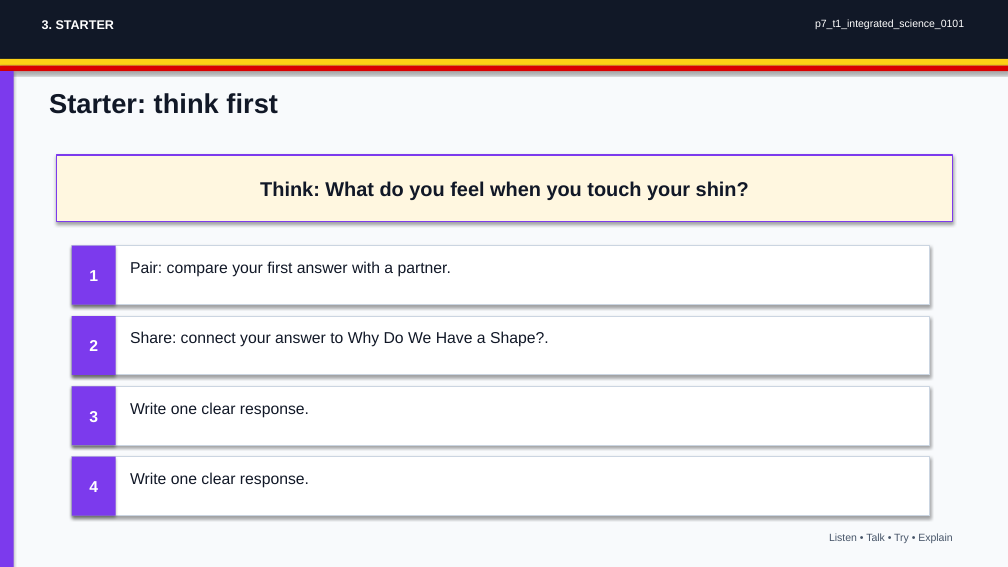
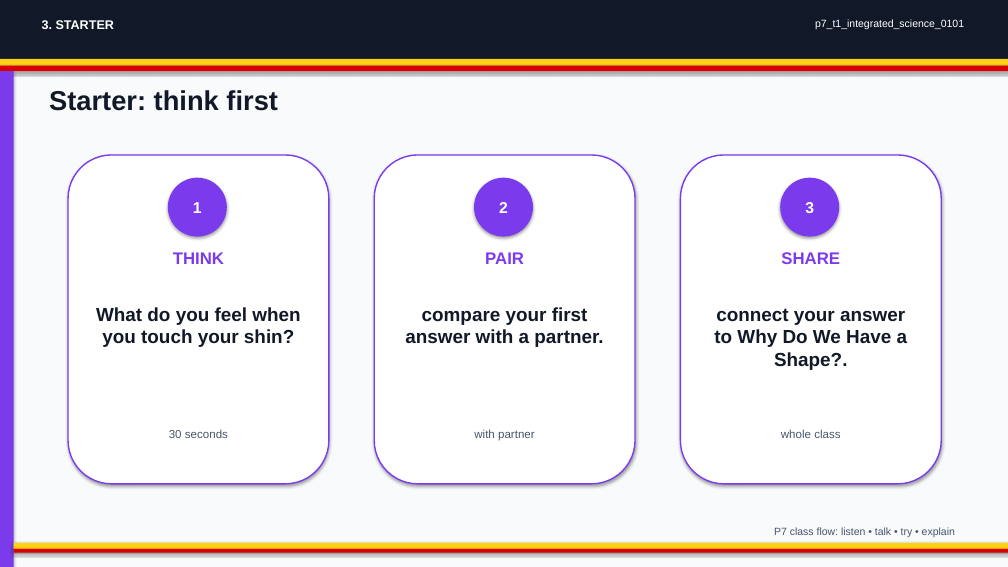
Before and after one commit to yousunjung84-edu/uganda-p7-mvp-20260629, a slide deck: slide 3 of uganda-p7-mvp/p7_t1_integrated_science_0101/p7_t1_integrated_science_0101.pptx. Drawn at 1008x567 pixels with LibreOffice and Linux fonts; fonts in the diff are those of the drawing. Boxes give left, top, right and bottom in pixels: in the first picture for what was removed or moved away, otherwise in the second. Text is boxed around its words. In the diff, an @@ line names an element or a change of style, - is before the commit and + after.

Commit message:
Publish upgraded classroom decks

```diff
--- a/uganda-p7-mvp/p7_t1_integrated_science_0101/p7_t1_integrated_science_0101.pptx
+++ b/uganda-p7-mvp/p7_t1_integrated_science_0101/p7_t1_integrated_science_0101.pptx
@@ rounded rectangle added at (x1=68, y1=155, x2=329, y2=484), fill #FFFFFF, outline #7C3AED 1.3 pt @@
@@ ellipse "1" resized from (x1=72, y1=246, x2=116, y2=305) to (x1=168, y1=178, x2=227, y2=237) @@
@@ rounded rectangle added at (x1=374, y1=155, x2=635, y2=484), fill #FFFFFF, outline #7C3AED 1.3 pt @@
@@ ellipse "2" resized from (x1=72, y1=316, x2=116, y2=375) to (x1=474, y1=178, x2=533, y2=237) @@
@@ rounded rectangle added at (x1=681, y1=155, x2=941, y2=484), fill #FFFFFF, outline #7C3AED 1.3 pt @@
@@ rectangle to ellipse in 3 elements at (x1=168, y1=178, x2=227, y2=237), (x1=474, y1=178, x2=533, y2=237), (x1=780, y1=178, x2=839, y2=237) @@
@@ ellipse "3" resized from (x1=72, y1=386, x2=116, y2=445) to (x1=780, y1=178, x2=839, y2=237) @@
@@ rectangle removed at (x1=72, y1=246, x2=930, y2=305) @@
@@ text added at (x1=173, y1=252, x2=224, y2=264), 16 pt, text #7C3AED, bold @@
+THINK
@@ text added at (x1=485, y1=252, x2=524, y2=264), 16 pt, text #7C3AED, bold @@
+PAIR
@@ text added at (x1=781, y1=252, x2=840, y2=264), 16 pt, text #7C3AED, bold @@
+SHARE
@@ rectangle removed at (x1=72, y1=316, x2=930, y2=375) @@
@@ text "What do you feel when ..." moved from (x1=57, y1=155, x2=953, y2=222) to (x1=96, y1=307, x2=300, y2=347) @@
@@ text "What do you feel when ..." at (x1=96, y1=307, x2=300, y2=347): vertical alignment middle to top; fill #FFF7E0 to none; outline #7C3AED 1.4 pt to none; shadow off @@
@@ text at (x1=96, y1=307, x2=300, y2=347): text changed; size 19 to 18 pt @@
-Think: What do you feel when you touch your shin?
+What do you feel when you touch your shin?
@@ text at (x1=405, y1=307, x2=603, y2=347): text changed; size 15 to 18 pt; bold on @@
-Pair: compare your first answer with a partner.
+compare your first answer with a partner.
@@ text at (x1=714, y1=308, x2=908, y2=370): text changed; size 15 to 18 pt; bold on @@
-Share: connect your answer to Why Do We Have a Shape?.
+connect your answer to Why Do We Have a Shape?.
@@ rectangle removed at (x1=72, y1=386, x2=930, y2=445) @@
@@ text removed at (x1=130, y1=402, x2=309, y2=418) @@
-Write one clear response.
@@ text added at (x1=169, y1=429, x2=228, y2=438), 11 pt, text #475569 @@
+30 seconds
@@ text added at (x1=474, y1=429, x2=535, y2=441), 11 pt, text #475569 @@
+with partner
@@ text added at (x1=781, y1=429, x2=840, y2=438), 11 pt, text #475569 @@
+whole class
@@ rectangle removed at (x1=72, y1=457, x2=116, y2=516) @@
-4
@@ text removed at (x1=130, y1=472, x2=309, y2=488) @@
-Write one clear response.
@@ text at (x1=774, y1=527, x2=955, y2=537): text changed @@
-Listen • Talk • Try • Explain
+P7 class flow: listen • talk • try • explain
@@ rectangle resized from (x1=72, y1=457, x2=930, y2=516) to (x1=14, y1=543, x2=1008, y2=549) @@
@@ rectangle at (x1=14, y1=543, x2=1008, y2=549): fill #FFFFFF to #FCD116; outline #CBD5E1 0.9 pt to none @@
@@ rectangle added at (x1=14, y1=549, x2=1008, y2=553), fill #D90000 @@
```
Also in this commit, not shown: 7 other slides changed, 34 other files.
